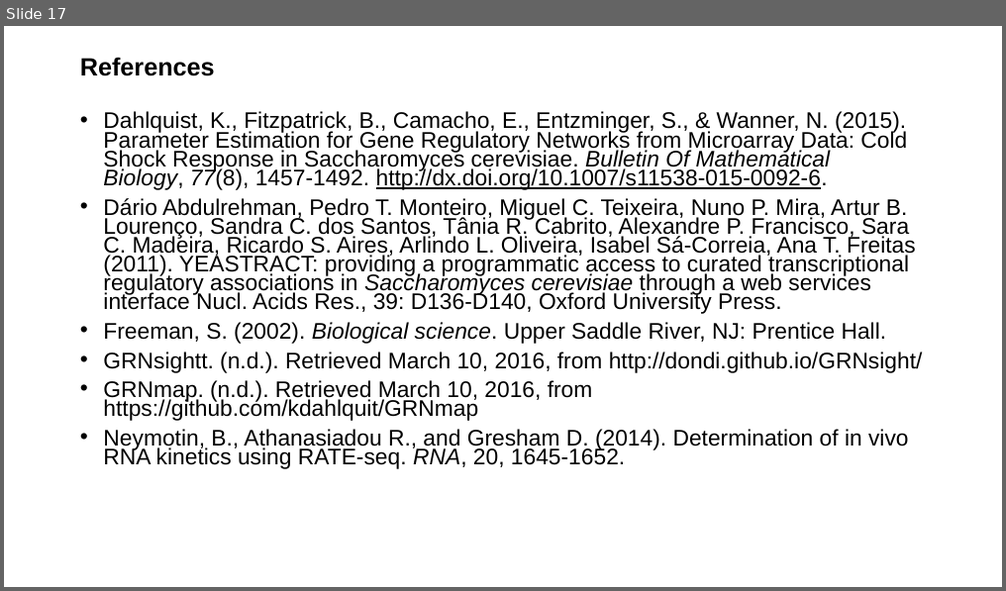
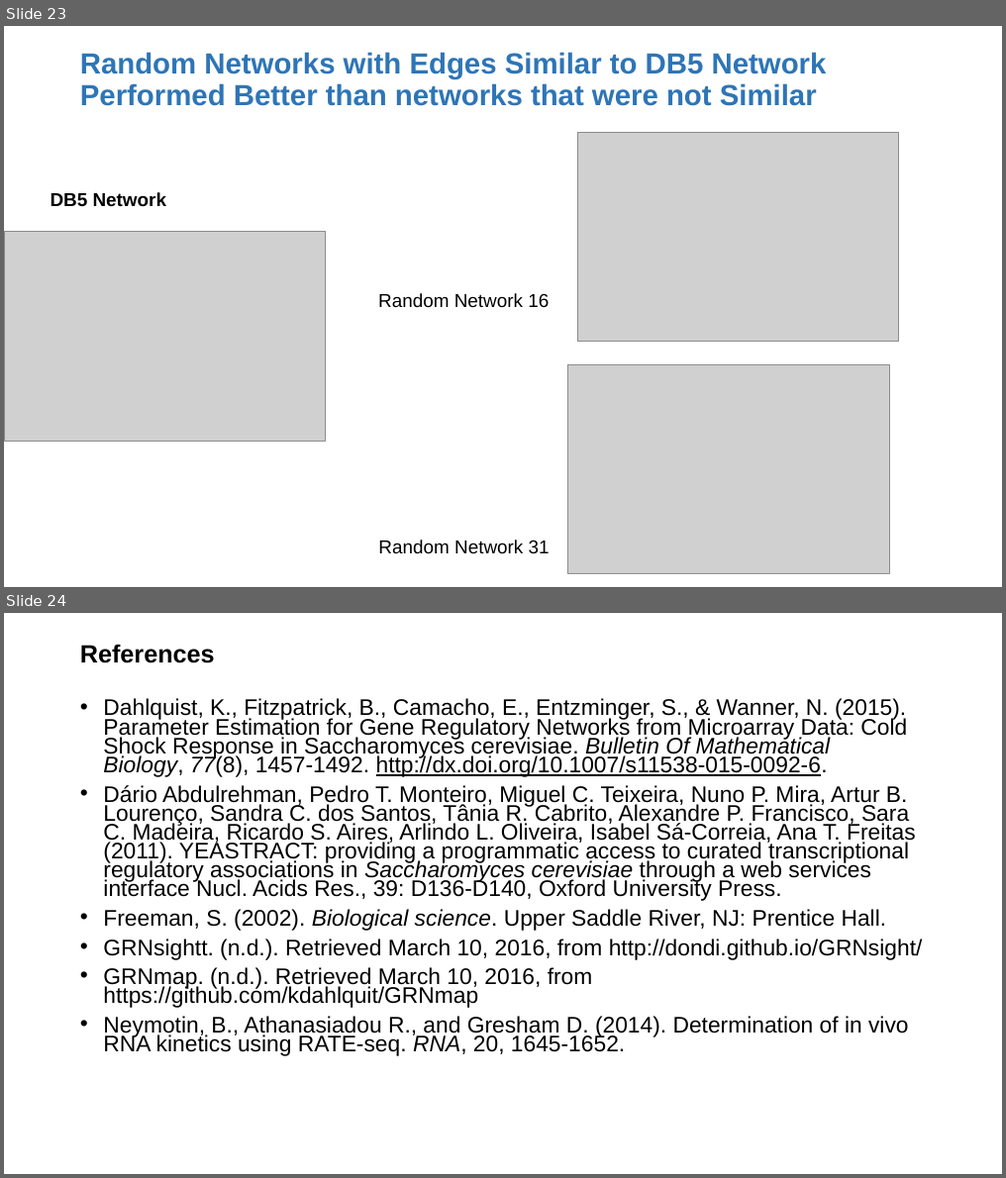
Before and after one commit to kdahlquist/GRNmap, a slide deck: documents/presentations/LMUURS17_NEW.pptx. Shown one above the other, each under a label of ours: slide 17 before the commit, slides 23 and 24 after it. The pictures are 1006x591 and 1006x1178 pixels, drawn with LibreOffice and Linux fonts; fonts in the diff are those of the drawing; grey boxes stand for pictures. Boxes give left, top, right and bottom in pixels: in the first picture for what was removed or moved away, otherwise in the second. Text is boxed around its words. In the diff, an @@ line names an element or a change of style, - is before the commit and + after.

```diff
--- a/documents/presentations/LMUURS17_NEW.pptx
+++ b/documents/presentations/LMUURS17_NEW.pptx
@@ slide 23 added at (4,26,1002,587), background #FFFFFF @@
@@ title added at (80,52,827,106), 28 pt, text #2E75B6, bold @@
+Random Networks with Edges Similar to DB5 Network Performed Better than networks that were not Similar
@@ picture added at (577,132,899,342) @@
@@ text added at (51,192,167,207), 18 pt, text #000000, bold @@
+DB5 Network
@@ picture added at (4,232,325,442) @@
@@ text added at (378,293,548,308), 18 pt, text #000000 @@
+Random Network 16
@@ picture added at (567,365,889,574) @@
@@ text added at (378,540,549,555), 18 pt, text #000000 @@
+Random Network 31
@@ what was slide 17 is now slide 24 @@
```
Also in this commit, not shown: 15 slides changed, 7 other slides added, 1 slide removed.
